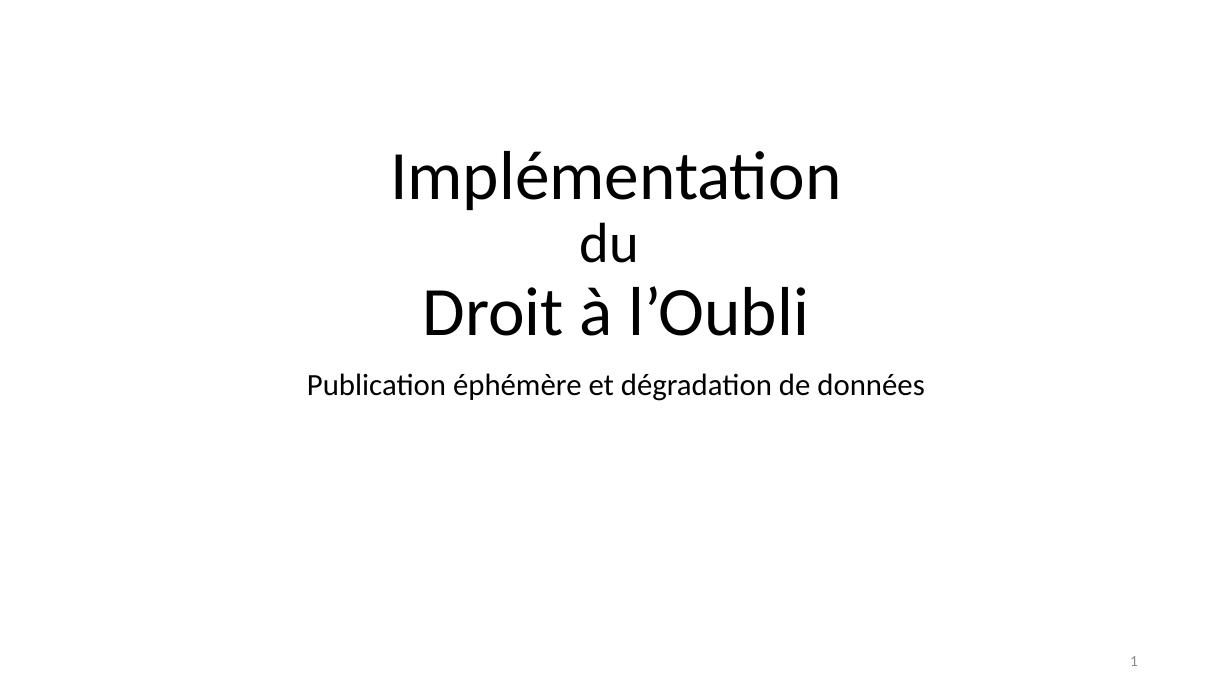
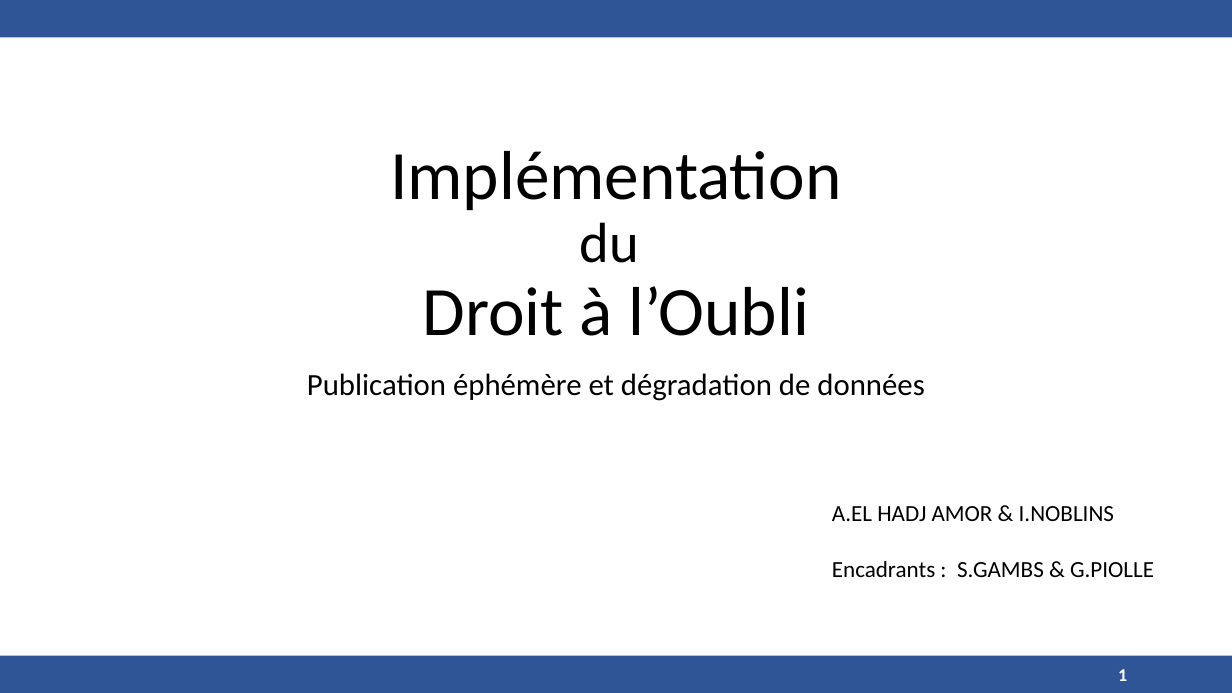
Before and after one commit to ioniATX/DHT_oblivion, a slide deck: slide 1 of présentation.pptx. Drawn at 1232x693 pixels with LibreOffice and Linux fonts; fonts in the diff are those of the drawing. Boxes give left, top, right and bottom in pixels: in the first picture for what was removed or moved away, otherwise in the second. Text is boxed around its words. In the diff, an @@ line names an element or a change of style, - is before the commit and + after.

```diff
--- a/présentation.pptx
+++ b/présentation.pptx
@@ rectangle added at (0, 0, 1232, 37), fill #2F5597 @@
@@ text added at (832, 506, 1154, 577), 18 pt, text #000000 @@
+A.EL HADJ AMOR & I.NOBLINS
+Encadrants : S.GAMBS & G.PIOLLE
@@ page number: place and size @@
-page number at (1130, 656, 1138, 666)
+page number at (1118, 669, 1127, 681)
@@ page number at (1118, 669, 1127, 681): size 12 to 14 pt, text colour #8C8C8C to #FFFFFF, bold on; alignment right to left @@
@@ rectangle added at (0, 656, 1232, 693), fill #2F5597 @@
```
Also in this commit, not shown: 17 other slides changed.
